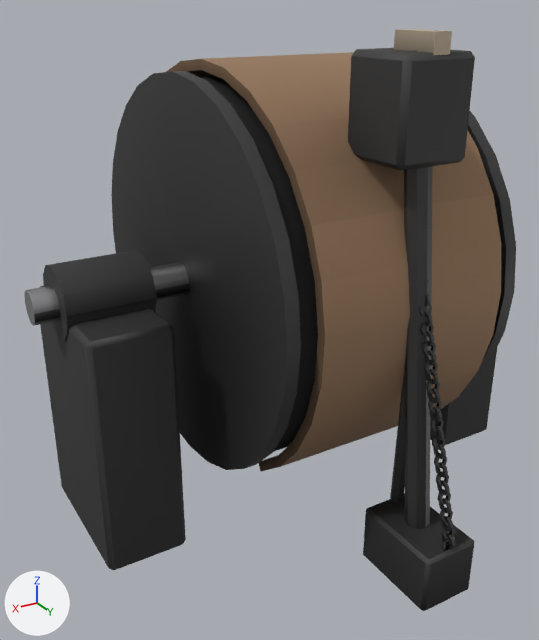
A saved change to the glTF model assets/models/props/brake_drum.glb.
The view is the same before and after, from a 50 mm lens placed at (1.26, 1.98, 1.56), pointed at (0.13, 0.09, 0.62). The lights are fixed; the arrows at lower left show +X, +Y and +Z. The picture after the commit comes second. Vertices at exactly the same position are counted once.

Before the edit, the objects in view are built like this:
```python
me_static = bpy.data.meshes.new('static')
me_static.from_pydata(...)  # 1602 vertices, 3136 faces; spans x -0.85..0.85, y -0.63..0.84, z 0.0..1.5
# faces by material slot: [384, 112, 2392, 192, 12, 44]
me_static.materials.append(mat_cast)
me_static.materials.append(mat_steel)
me_static.materials.append(mat_iron)
me_static.materials.append(mat_rusty)
me_static.materials.append(mat_timber)
me_static.materials.append(mat_brass)
ob_static = bpy.data.objects.new('static', me_static)
ob_static.location = (0.0, 0.0, 0.0)
```
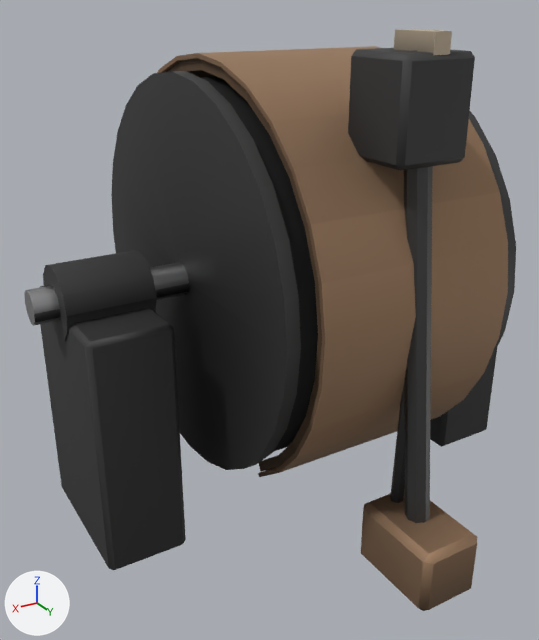
Location of each change, (x1, y1, x2, y2) in pixels of the pictures (539 x 640 px):
part 1 of me_static, added (brown): after (157, 46, 508, 477)
part 2 of me_static, deleted: before (419, 279, 455, 550)
part 3 of me_static, added (brown): after (361, 489, 477, 610)
part 4 of me_static, edited (looks the same): (166, 56, 516, 523) in both

The change in detail:
me_static is used by ob_static; location (0.0, 0.0, 0.0).
me_static had 1602 vertices, 3136 faces and spanned x -0.85..0.85, y -0.63..0.84, z 0.0..1.5.
me_static now has 602 vertices, 1142 faces and spans x -0.85..0.85, y -0.64..0.85, z 0.0..1.5.
me_static part 1: the loose piece of 100 vertices spanning x -0.3..0.3, y -0.63..0.63, z 0.23..1.41 is copied, and the copy is scaled about its middle by (1.03, 1.04, 1.04); it spans x -0.31..0.31, y -0.64..0.64, z 0.22..1.42.
me_static part 2: 35 loose pieces with 1120 vertices, spanning x -0.03..0.03, y 0.58..0.84, z 0.13..1.02, are deleted.
Part 3, on me_static:
12 vertices are added at x -0.1..0.1, y 0.55..0.85, z 0.02..0.2.
8 new vertices lie (0.0, 0.0, 0.16) away from vertices in x -0.1..0.1, y 0.55..0.85, z 0.02.
42 new faces join them, mat_rusty.
me_static part 4: 277 kept faces spanning x -0.54..0.39, y -0.63..0.84, z 0.01..1.5 get new vertex colours.
me_static no longer uses material mat_brass.
